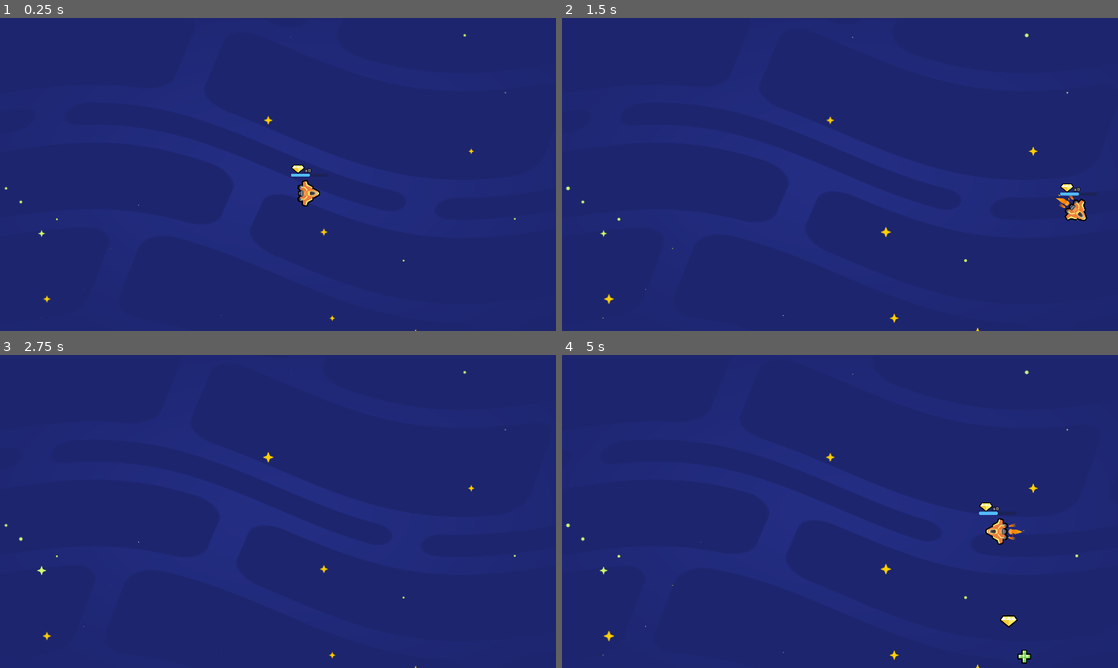
Above: before the commit, frames 1-4 (two rows, left to right).
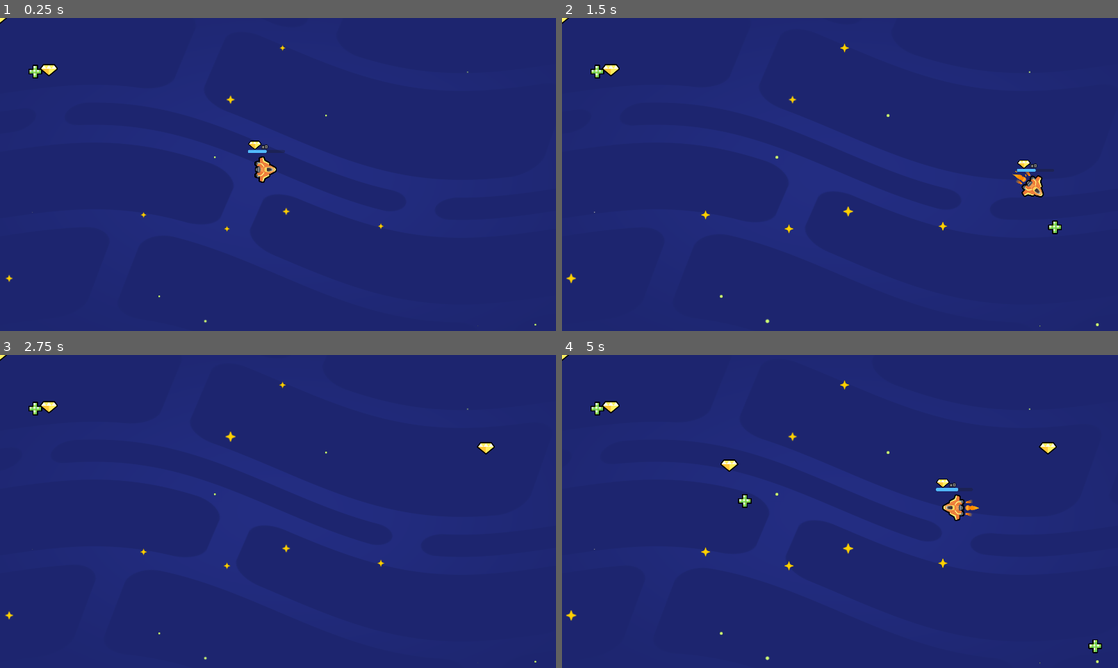
Above: after the commit, the same moments.

Repository: qzjo/2d-GameDev-Course
Game: Godot game, scene res://lessons/space_level.tscn
Two runs of this game, one before a commit and one after it. Both use one fixed random seed, a clock stepped at 60 frames per second and the inputs below.
Inputs:
- Up to frame 1 (0.25 s): no input
- Up to frame 2 (1.5 s): tap Enter at 0.5 s; hold D (move_right) 0.53-1.28 s; hold S (move_down) from 1.28 s (still down)
- Up to frame 3 (2.75 s): release S (move_down) at 2.03 s; hold D (move_right) from 2.03 s (still down)
- Up to frame 4 (5 s): release D (move_right) at 2.78 s; hold W (move_up) 2.78-3.53 s; tap Space at 3.5 s; hold A (move_left) from 3.53 s (still down)

The runs differ from the first frame. In frame 1, 1.1% of the frame differs, in the area x 0-97%, y 0-100%; in frame 2, 1.4%; in frame 3, 0.5%; in frame 4, 1.8%, in the area x 0-98%, y 0-100%.

Commit message:
L8-Filter-items-from-detecting-each-other

Diff:
--- a/05.loot_it_all_workbook/lessons/Gem.tscn
+++ b/05.loot_it_all_workbook/lessons/Gem.tscn
@@ -7,6 +7,7 @@
 radius = 26.0192
 
 [node name="Gem" type="Area2D" groups=["gem"]]
+collision_layer = 2
 script = ExtResource("1_roh66")
 
 [node name="Sprite2D" type="Sprite2D" parent="."]
--- a/05.loot_it_all_workbook/lessons/health_pack.tscn
+++ b/05.loot_it_all_workbook/lessons/health_pack.tscn
@@ -7,6 +7,7 @@
 radius = 26.0192
 
 [node name="HealthPack" type="Area2D" groups=["healing_item"]]
+collision_layer = 2
 script = ExtResource("1_pn6sp")
 
 [node name="Sprite2D" type="Sprite2D" parent="."]
--- a/05.loot_it_all_workbook/lessons/random_item_placer.gd
+++ b/05.loot_it_all_workbook/lessons/random_item_placer.gd
@@ -7,9 +7,13 @@
 
 func _ready() -> void:
 	get_node("Timer").timeout.connect(_on_timer_timeout)
+	var gem_scene := preload("res://lessons/Gem.tscn")
+	var gem_instance := gem_scene.instantiate()
+	add_child(gem_instance)
+	get_node("Timer").timeout.connect(_on_timer_timeout)
 
 
-func _on_timer_timeout():
+func _on_timer_timeout() -> void:
 	var random_item_scene: PackedScene = item_scenes.pick_random()
 	var item_instance := random_item_scene.instantiate()
 	add_child(item_instance)
--- a/05.loot_it_all_workbook/lessons/random_item_placer.tscn
+++ b/05.loot_it_all_workbook/lessons/random_item_placer.tscn
@@ -3,11 +3,13 @@
 [ext_resource type="Script" path="res://lessons/random_item_placer.gd" id="1_2v5d1"]
 
 [node name="RandomItemPlacer" type="Node2D"]
+position = Vector2(965, 542)
 script = ExtResource("1_2v5d1")
 
 [node name="Timer" type="Timer" parent="."]
 autostart = true
 
 [node name="Camera2D" type="Camera2D" parent="."]
+position = Vector2(965, 537)
 
 [connection signal="timeout" from="Timer" to="." method="_on_timer_timeout"]
--- a/05.loot_it_all_workbook/lessons/ship.tscn
+++ b/05.loot_it_all_workbook/lessons/ship.tscn
@@ -22,6 +22,7 @@
 
 [node name="Ship" type="Area2D"]
 position = Vector2(997, 580)
+collision_mask = 2
 script = ExtResource("4_p1sls")
 
 [node name="Sprite2D" type="Sprite2D" parent="."]
@@ -49,6 +50,7 @@
 offset_bottom = 40.0
 
 [node name="GemCount" type="Label" parent="UI"]
+layout_mode = 0
 offset_left = -13.0
 offset_top = -92.0
 offset_right = 27.0
--- a/05.loot_it_all_workbook/lessons/space_level.tscn
+++ b/05.loot_it_all_workbook/lessons/space_level.tscn
@@ -1,15 +1,24 @@
-[gd_scene load_steps=4 format=3 uid="uid://btkjymc78ap8d"]
+[gd_scene load_steps=6 format=3 uid="uid://btkjymc78ap8d"]
 
 [ext_resource type="PackedScene" uid="uid://dmv50krf4bo5r" path="res://lessons/ship.tscn" id="2_2j1u5"]
 [ext_resource type="PackedScene" uid="uid://bxfevggvxo634" path="res://assets/background/space_background.tscn" id="3_e6xy1"]
+[ext_resource type="PackedScene" uid="uid://i1u32ien7wqw" path="res://lessons/health_pack.tscn" id="3_rqbu2"]
+[ext_resource type="PackedScene" uid="uid://c83bjutple5me" path="res://lessons/Gem.tscn" id="4_t6e4a"]
 [ext_resource type="PackedScene" uid="uid://dvj2fuprxrfdp" path="res://lessons/random_item_placer.tscn" id="5_h5gyc"]
 
 [node name="Level" type="Node2D"]
+position = Vector2(6, 0)
 
 [node name="Ship" parent="." instance=ExtResource("2_2j1u5")]
-position = Vector2(946, 546)
+position = Vector2(1877, 1058)
 
 [node name="SpaceBackground" parent="." instance=ExtResource("3_e6xy1")]
 
 [node name="RandomItemPlacer" parent="." instance=ExtResource("5_h5gyc")]
-position = Vector2(840, 481)
+position = Vector2(955, 538)
+
+[node name="HealthPack" parent="." instance=ExtResource("3_rqbu2")]
+position = Vector2(1082, 720)
+
+[node name="Gem" parent="." instance=ExtResource("4_t6e4a")]
+position = Vector2(1129, 715)
